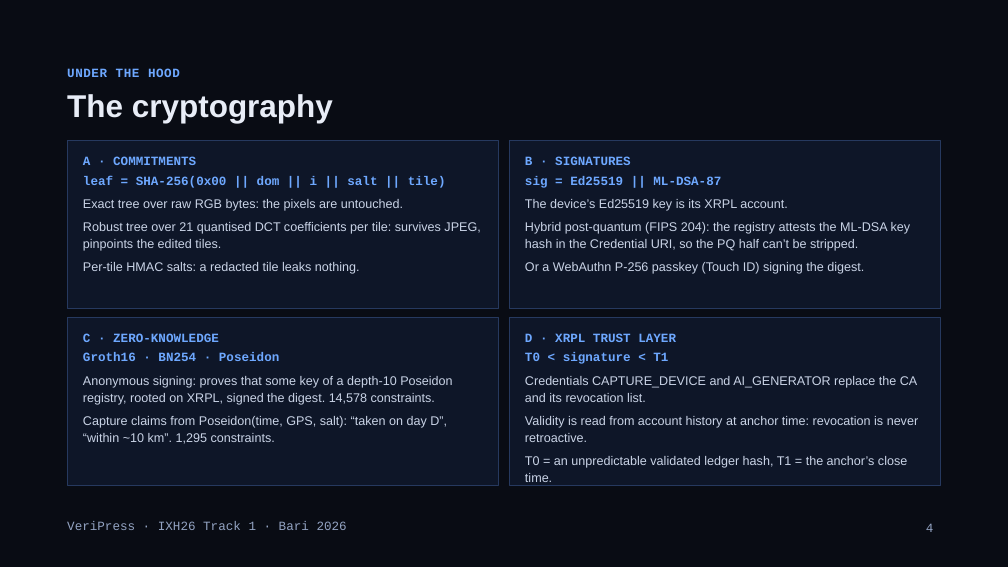
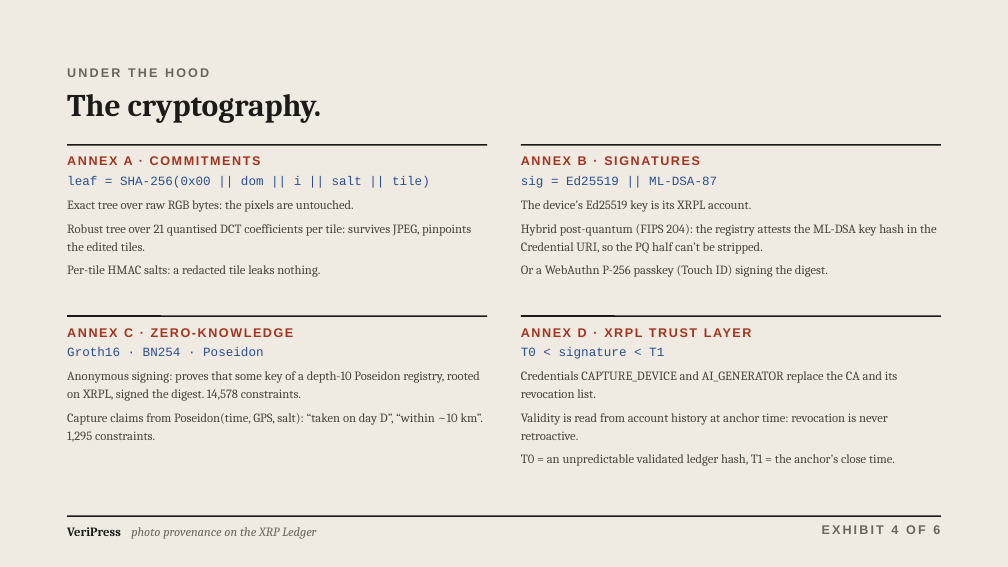
Before and after one commit to noegng/VeriPress, a slide deck: slide 4 of docs/VeriPress-pitch.pptx. Drawn at 1008x567 pixels with LibreOffice and Linux fonts; fonts in the diff are those of the drawing. Boxes give left, top, right and bottom in pixels: in the first picture for what was removed or moved away, otherwise in the second. Text is boxed around its words. In the diff, an @@ line names an element or a change of style, - is before the commit and + after.

Commit message:
Pitch v3: deck in the front end's expert-report style (paper, serif, seal), cover = app question + real certificate

```diff
--- a/docs/VeriPress-pitch.pptx
+++ b/docs/VeriPress-pitch.pptx
@@ background #090C14 to #EFEBE2 @@
@@ text "UNDER THE HOOD" at [67,68,209,77]: font Courier New to Arial, text colour #6EA8FF to #6B665C, letter spacing 0.5 to 2 pt @@
@@ title at [67,94,322,123]: text changed; font Arial to Cambria; text colour #E8EDF7 to #1C1B19 @@
-The cryptography
+The cryptography.
@@ rectangle removed at [67,141,499,309] @@
@@ line added from (67, 145) to (487, 145), #1C1B19 1.5 pt @@
@@ rectangle removed at [510,141,941,309] @@
@@ line added from (521, 145) to (941, 145), #1C1B19 1.5 pt @@
@@ text at [67,156,261,165]: text changed; font Courier New to Arial; text colour #6EA8FF to #A3341F @@
-A · COMMITMENTS
+ANNEX A · COMMITMENTS
@@ text at [67,176,471,277]: text colour #6EA8FF to #2A4F8F, bold off in "leaf = SHA-256(0x00 || dom || i ..."; font Arial to Cambria, text colour #C9D3E6 to #4A463E in "Exact tree over raw RGB bytes: the ...", "Robust tree over 21 quantised DCT coefficients ...", "Per-tile HMAC salts: a redacted tile leaks ..."; line spacing 1.15 to 1.2 @@
@@ text "ANNEX A · COMMITMENTS": place and size @@
-text "ANNEX A · COMMITMENTS" at [83,156,480,274]
+text "ANNEX A · COMMITMENTS" at [67,156,471,277]
@@ text at [521,176,937,277]: text colour #6EA8FF to #2A4F8F, bold off in "sig = Ed25519 || ML-DSA-87"; font Arial to Cambria, text colour #C9D3E6 to #4A463E in "The device’s Ed25519 key is its XRPL ...", "Hybrid post-quantum (FIPS 204): the registry attests ...", "Or a WebAuthn P-256 passkey (Touch ID) ..."; line spacing 1.15 to 1.2 @@
@@ text at [578,156,587,165]: text changed; font Courier New to Arial; text colour #6EA8FF to #A3341F @@
-B · SIGNATURES
+ANNEX B · SIGNATURES
@@ text at [67,328,294,337]: text changed; font Courier New to Arial; text colour #6EA8FF to #A3341F @@
-C · ZERO-KNOWLEDGE
+ANNEX C · ZERO-KNOWLEDGE
@@ text "ANNEX C · ZERO-KNOWLEDGE": place and size @@
-text "ANNEX C · ZERO-KNOWLEDGE" at [83,333,452,444]
+text "ANNEX C · ZERO-KNOWLEDGE" at [67,328,483,442]
@@ rectangle removed at [67,317,499,485] @@
@@ line added from (67, 316) to (487, 316), #1C1B19 1.5 pt @@
@@ rectangle removed at [510,317,941,485] @@
@@ line added from (521, 316) to (941, 316), #1C1B19 1.5 pt @@
@@ text at [578,328,587,337]: text changed; font Courier New to Arial; text colour #6EA8FF to #A3341F @@
-D · XRPL TRUST LAYER
+ANNEX D · XRPL TRUST LAYER
@@ text at [67,347,483,442]: text colour #6EA8FF to #2A4F8F, bold off in "Groth16 · BN254 · Poseidon"; font Arial to Cambria, text colour #C9D3E6 to #4A463E in "Anonymous signing: proves that some key of ...", "Capture claims from Poseidon(time, GPS, salt): “taken ..."; line spacing 1.15 to 1.2 @@
@@ text at [521,347,898,466]: text colour #6EA8FF to #2A4F8F, bold off in "T0 < signature < T1"; font Arial to Cambria, text colour #C9D3E6 to #4A463E in "Credentials CAPTURE_DEVICE and AI_GENERATOR replace the CA ...", "Validity is read from account history at ...", "T0 = an unpredictable validated ledger hash, ..."; line spacing 1.15 to 1.2 @@
@@ text removed at [67,521,347,530] @@
-VeriPress · IXH26 Track 1 · Bari 2026
@@ line added from (67, 516) to (941, 516), #1C1B19 1.5 pt @@
@@ text added at [67,527,121,536], 12 pt, text #1C1B19, bold @@
+VeriPress
@@ text added at [131,527,316,539], 12 pt, text #6B665C, italic @@
+photo provenance on the XRP Ledger
@@ text added at [822,525,940,534], 12 pt, text #6B665C, bold @@
+EXHIBIT 4 OF 6
@@ page number removed at [926,523,934,532] @@
-4
```
Also in this commit, not shown: 5 other slides changed, 1 other file.
